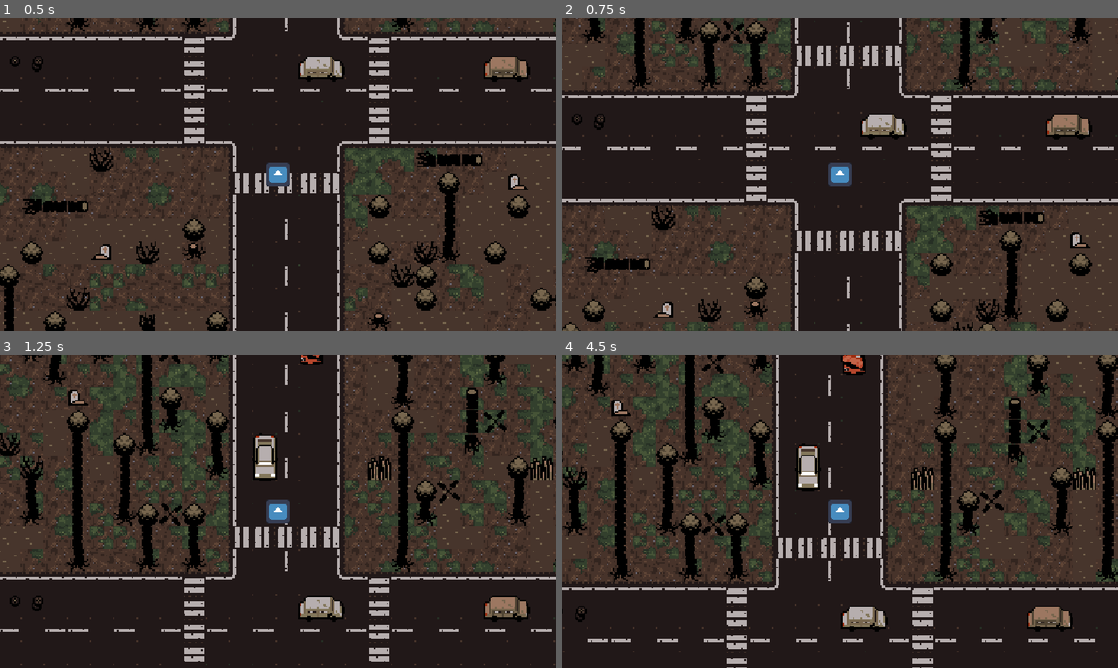
Above: before the commit, frames 1-4 (two rows, left to right).
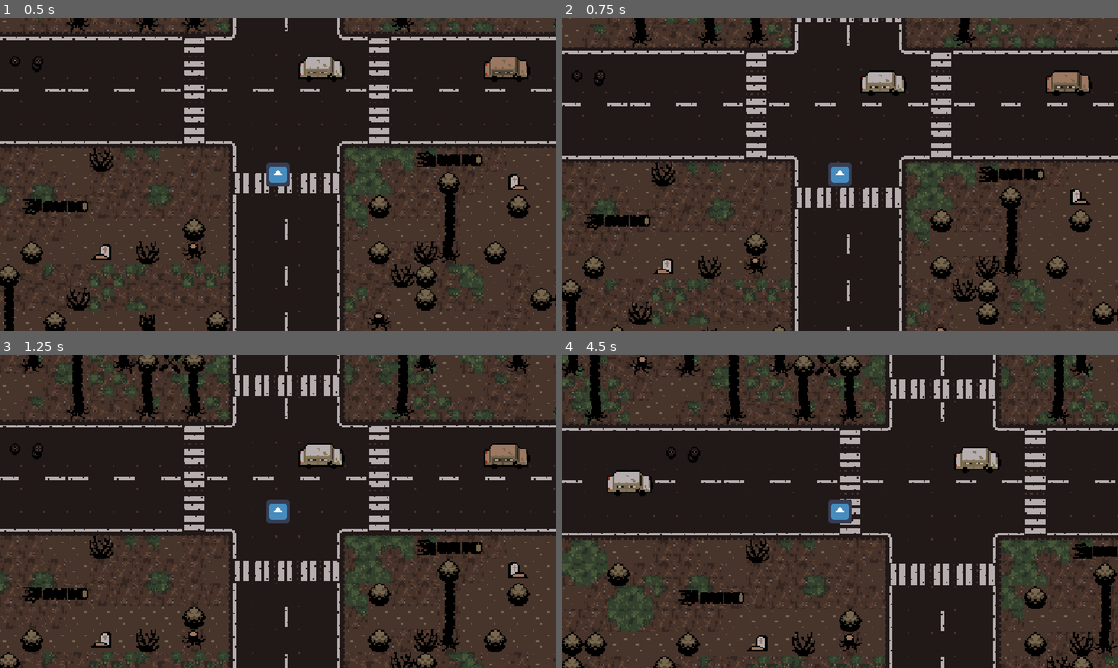
Above: after the commit, the same moments.

Repository: nickyrzzdev/tyraniker
Game: Godot game, scene res://scenes/mapa.tscn
Two runs of this game, one before a commit and one after it. Both use one fixed random seed, a clock stepped at 60 frames per second and the inputs below. This scene is started directly instead of the project's main scene. The engine's default icon, where the game draws it, is replaced by a stand-in: a white triangle on a blue panel in a dark square.
Inputs:
- Up to frame 1 (0.5 s): no input
- Up to frame 2 (0.75 s): tap Enter at 0.5 s; hold W (pra cima) from 0.53 s (still down)
- Up to frame 3 (1.25 s): keep holding W (pra cima)
- Up to frame 4 (4.5 s): release W (pra cima) at 2.03 s; hold A (esquerda) 2.03-3.53 s; hold S (pra baixo) 3.53-4.28 s; hold D (direita) from 4.28 s (still down)

Frame 1 is identical in both runs. In frame 2, 38% of the frame differs, in the area x 0-100%, y 0-100%; in frame 3, 61%; in frame 4, 70%.

Commit message:
chore: ajusta script do jogador

Diff:
--- a/game-tyraniker/scripts/jogador.gd
+++ b/game-tyraniker/scripts/jogador.gd
@@ -1,6 +1,6 @@
 extends CharacterBody2D
 
-@export var velocidade: float = 200.0
+@export var velocidade: float = 50.0
 
 func _physics_process(_delta: float) -> void:
 	var direcao := Input.get_vector("esquerda", "direita", "pra cima", "pra baixo")
